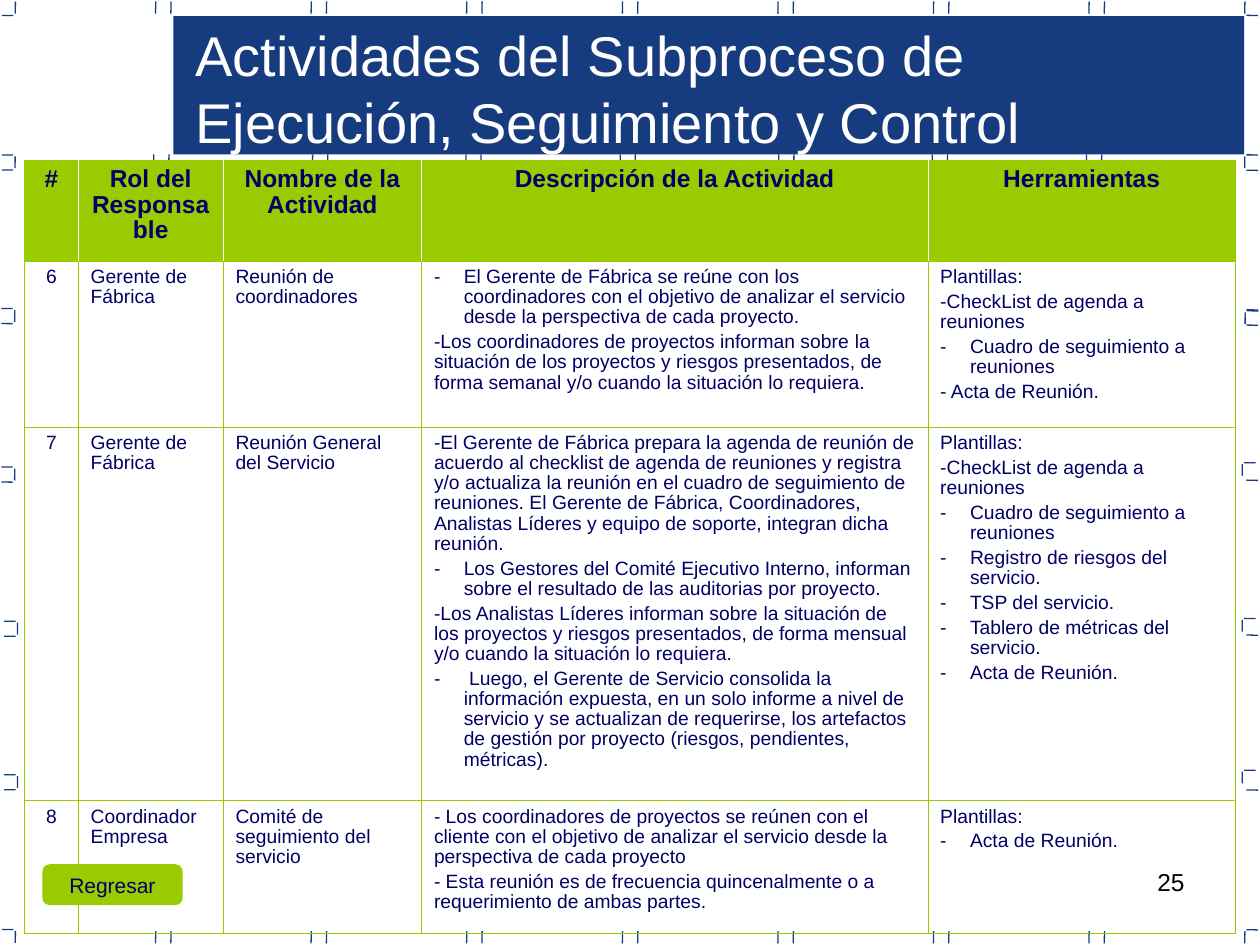
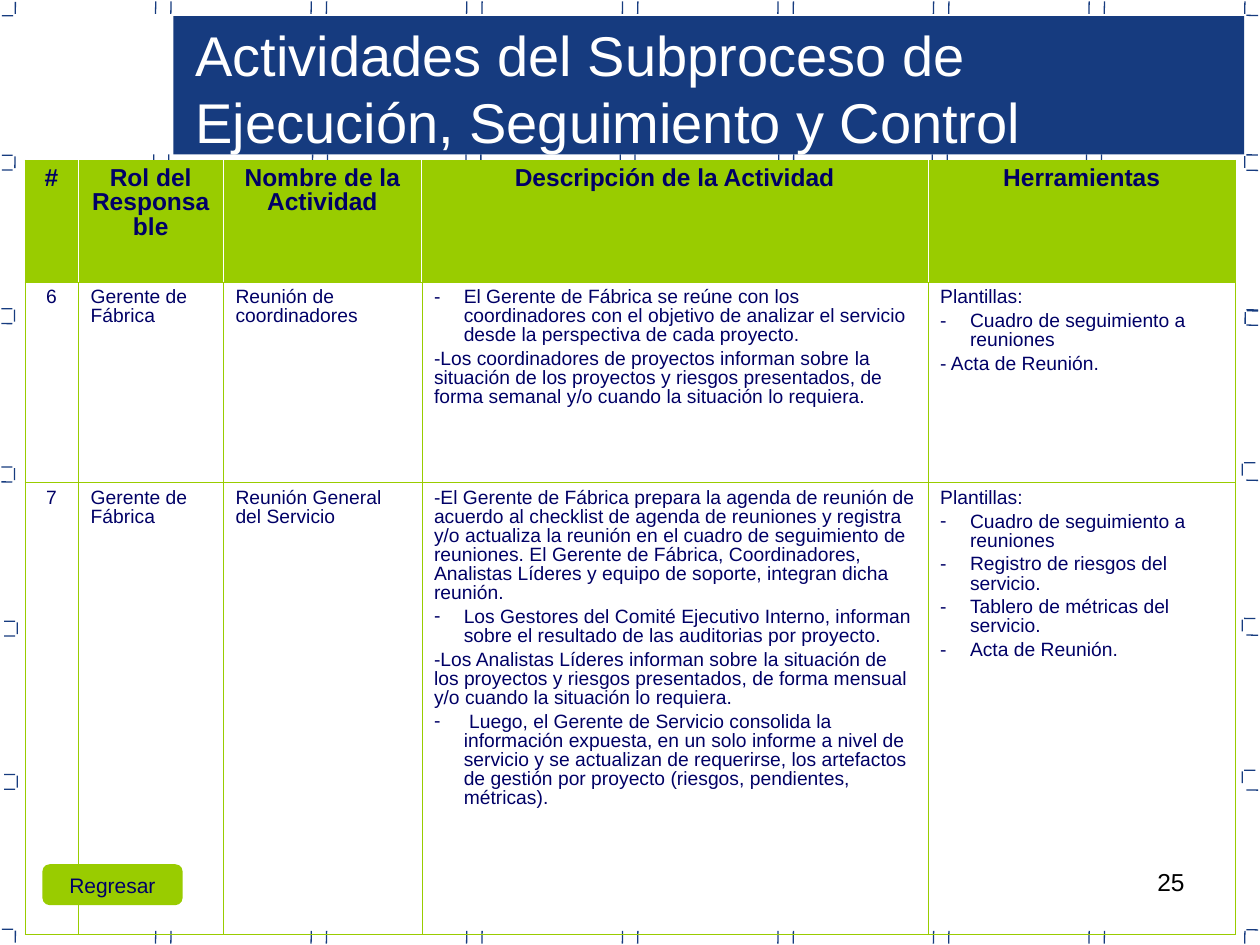
Before and after one commit to jcbv/WilsonStore, a slide deck: slide 25 of Documentacion/Area PP_PMC/Proceso de gestion de proyectos PP-PMC.ppt. Drawn at 1260x945 pixels with LibreOffice and Linux fonts; fonts in the diff are those of the drawing. Boxes give left, top, right and bottom in pixels: in the first picture for what was removed or moved away, otherwise in the second. Text is boxed around its words. In the diff, an @@ line names an element or a change of style, - is before the commit and + after.

Commit message:
Plan de gestion de proyectos

```diff
--- a/Documentacion/Area PP_PMC/Proceso de gestion de proyectos PP-PMC.ppt
+++ b/Documentacion/Area PP_PMC/Proceso de gestion de proyectos PP-PMC.ppt
@@ table at box(25, 160, 1237, 934) @@
-row 2: 6 | Gerente de Fábrica | Reunión de coordinadores | El Gerente de Fábrica se reúne con los coordinadores con el objetivo de analizar el servicio desde la perspectiva de cada proyecto. / -Los coordinadores de proyectos informan sobre la situación de los proyectos y riesgos presentados, de forma semanal y/o cuando la situación lo requiera. | Plantillas: / -CheckList de agenda a reuniones / Cuadro de seguimiento a reuniones / - Acta de Reunión.
-row 3: 7 | Gerente de Fábrica | Reunión General del Servicio | -El Gerente de Fábrica prepara la agenda de reunión de acuerdo al checklist de agenda de reuniones y registra y/o actualiza la reunión en el cuadro de seguimiento de reuniones. El Gerente de Fábrica, Coordinadores, Analistas Líderes y equipo de soporte, integran dicha reunión. / Los Gestores del Comité Ejecutivo Interno, informan sobre el resultado de las auditorias por proyecto. / -Los Analistas Líderes informan sobre la situación de los proyectos y riesgos presentados, de forma mensual y/o cuando la situación lo requiera. / Luego, el Gerente de Servicio consolida la información expuesta, en un solo informe a nivel de servicio y se actualizan de requerirse, los artefactos de gestión por proyecto (riesgos, pendientes, métricas). | Plantillas: / -CheckList de agenda a reuniones / Cuadro de seguimiento a reuniones / Registro de riesgos del servicio. / TSP del servicio. / Tablero de métricas del servicio. / Acta de Reunión.
-row 4: 8 | Coordinador Empresa | Comité de seguimiento del servicio | - Los coordinadores de proyectos se reúnen con el cliente con el objetivo de analizar el servicio desde la perspectiva de cada proyecto / - Esta reunión es de frecuencia quincenalmente o a requerimiento de ambas partes. | Plantillas: / Acta de Reunión.
+row 2: 6 | Gerente de Fábrica | Reunión de coordinadores | El Gerente de Fábrica se reúne con los coordinadores con el objetivo de analizar el servicio desde la perspectiva de cada proyecto. / -Los coordinadores de proyectos informan sobre la situación de los proyectos y riesgos presentados, de forma semanal y/o cuando la situación lo requiera. | Plantillas: / Cuadro de seguimiento a reuniones / - Acta de Reunión.
+row 3: 7 | Gerente de Fábrica | Reunión General del Servicio | -El Gerente de Fábrica prepara la agenda de reunión de acuerdo al checklist de agenda de reuniones y registra y/o actualiza la reunión en el cuadro de seguimiento de reuniones. El Gerente de Fábrica, Coordinadores, Analistas Líderes y equipo de soporte, integran dicha reunión. / Los Gestores del Comité Ejecutivo Interno, informan sobre el resultado de las auditorias por proyecto. / -Los Analistas Líderes informan sobre la situación de los proyectos y riesgos presentados, de forma mensual y/o cuando la situación lo requiera. / Luego, el Gerente de Servicio consolida la información expuesta, en un solo informe a nivel de servicio y se actualizan de requerirse, los artefactos de gestión por proyecto (riesgos, pendientes, métricas). | Plantillas: / Cuadro de seguimiento a reuniones / Registro de riesgos del servicio. / Tablero de métricas del servicio. / Acta de Reunión.
```
Also in this commit, not shown: 31 other slides changed.
